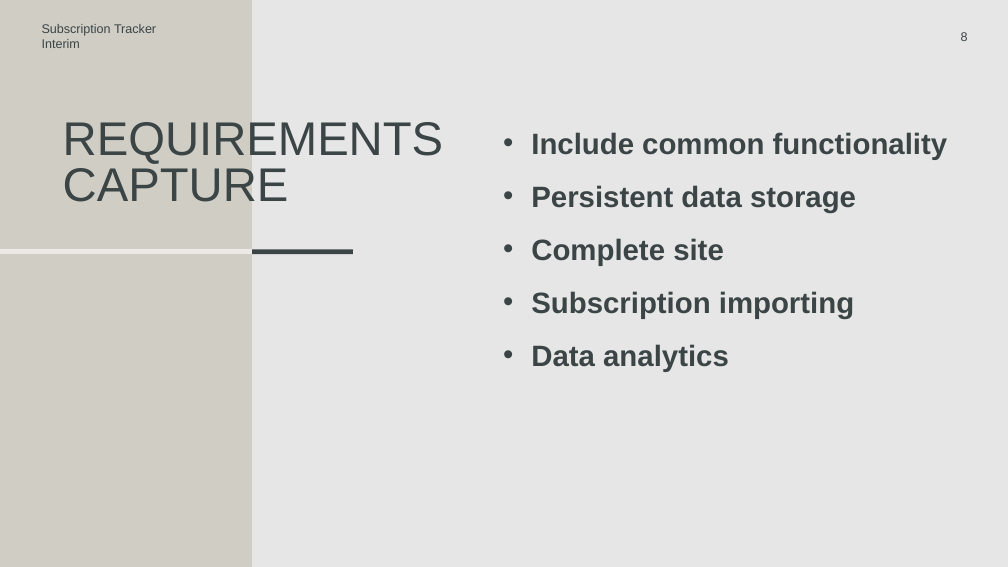
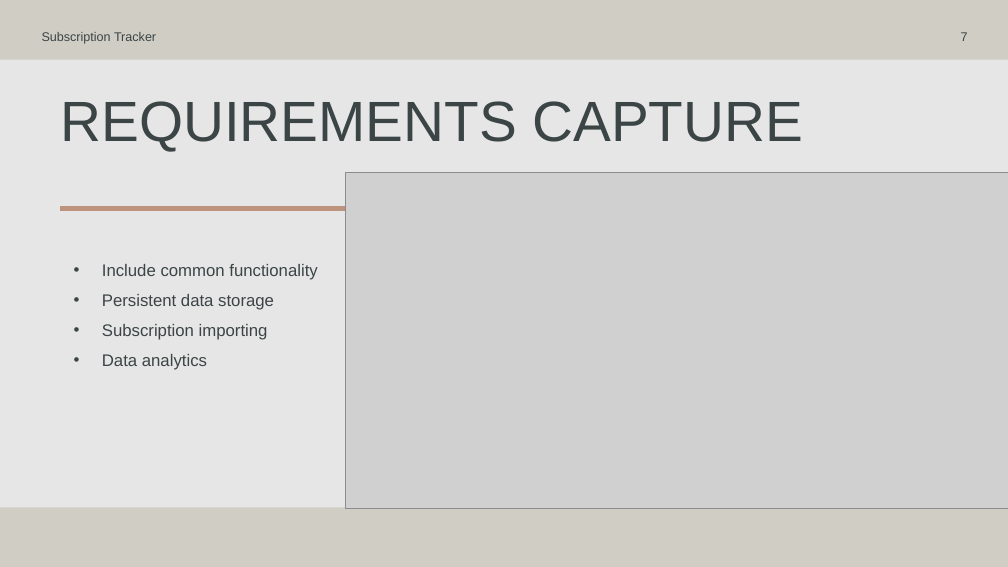
Before and after one commit to DorkSoul/4th-Year, a slide deck: slide 7 of Final-Year-Project/Subscription Tracker.pptx (slide 8 before the commit). Drawn at 1008x567 pixels with LibreOffice and Linux fonts; fonts in the diff are those of the drawing; grey boxes stand for pictures. Boxes give left, top, right and bottom in pixels: in the first picture for what was removed or moved away, otherwise in the second. Text is boxed around its words. In the diff, an @@ line names an element or a change of style, - is before the commit and + after.

```diff
--- a/Final-Year-Project/Subscription Tracker.pptx
+++ b/Final-Year-Project/Subscription Tracker.pptx
@@ background #E7E6E6 to #D0CDC5 @@
@@ rectangle removed at <box>0,0,253,567</box> @@
@@ text at <box>42,32,156,44</box>: text changed @@
-Subscription Tracker
-Interim
+Subscription Tracker
@@ page number at <box>961,32,968,41</box>: text changed @@
-8
+7
@@ rectangle added at <box>0,60,1008,507</box>, fill #E7E6E6 @@
@@ title "REQUIREMENTS CAPTURE": place and size @@
-title "REQUIREMENTS CAPTURE" at <box>63,122,443,202</box>
+title "REQUIREMENTS CAPTURE" at <box>60,101,803,151</box>
@@ title "REQUIREMENTS CAPTURE" at <box>60,101,803,151</box>: size 45 to 54 pt @@
@@ picture added at <box>346,172,1008,509</box> @@
@@ line added from (618, 209) to (60, 209), #BE937E 4.5 pt @@
@@ line added from (1008, 209) to (616, 209), #D0CDC5 4.5 pt @@
@@ text at <box>531,238,724,266</box>: paragraph removed @@
-• Complete site
@@ line removed from (0, 252) to (252, 252) @@
@@ text "Include common functionality": place and size @@
-text "Include common functionality" at <box>531,132,947,372</box>
+text "Include common functionality" at <box>102,264,317,370</box>
@@ text "Include common functionality" at <box>102,264,317,370</box>: size 28 to 16 pt, bold off @@
@@ line removed from (253, 252) to (353, 252) @@
```
Also in this commit, not shown: 9 other slides changed, 4 slides added, 2 slides removed, 26 other files.
